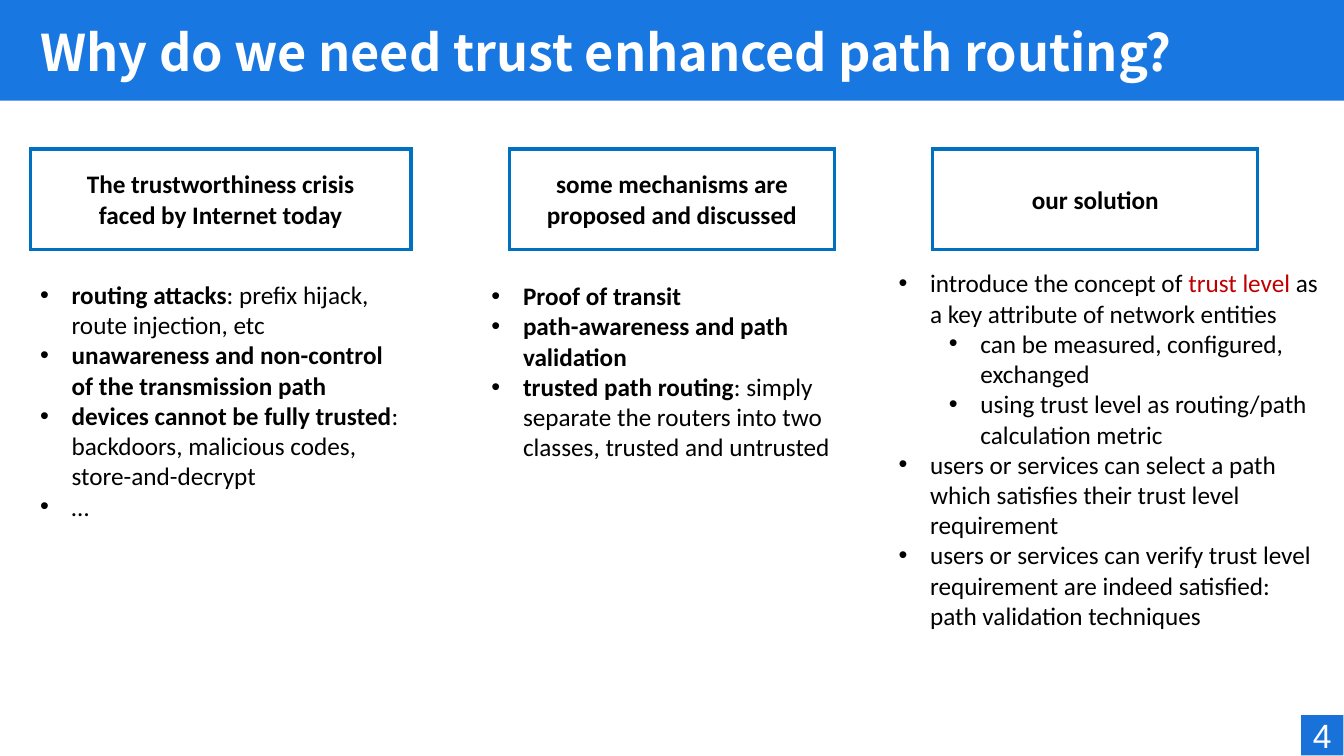
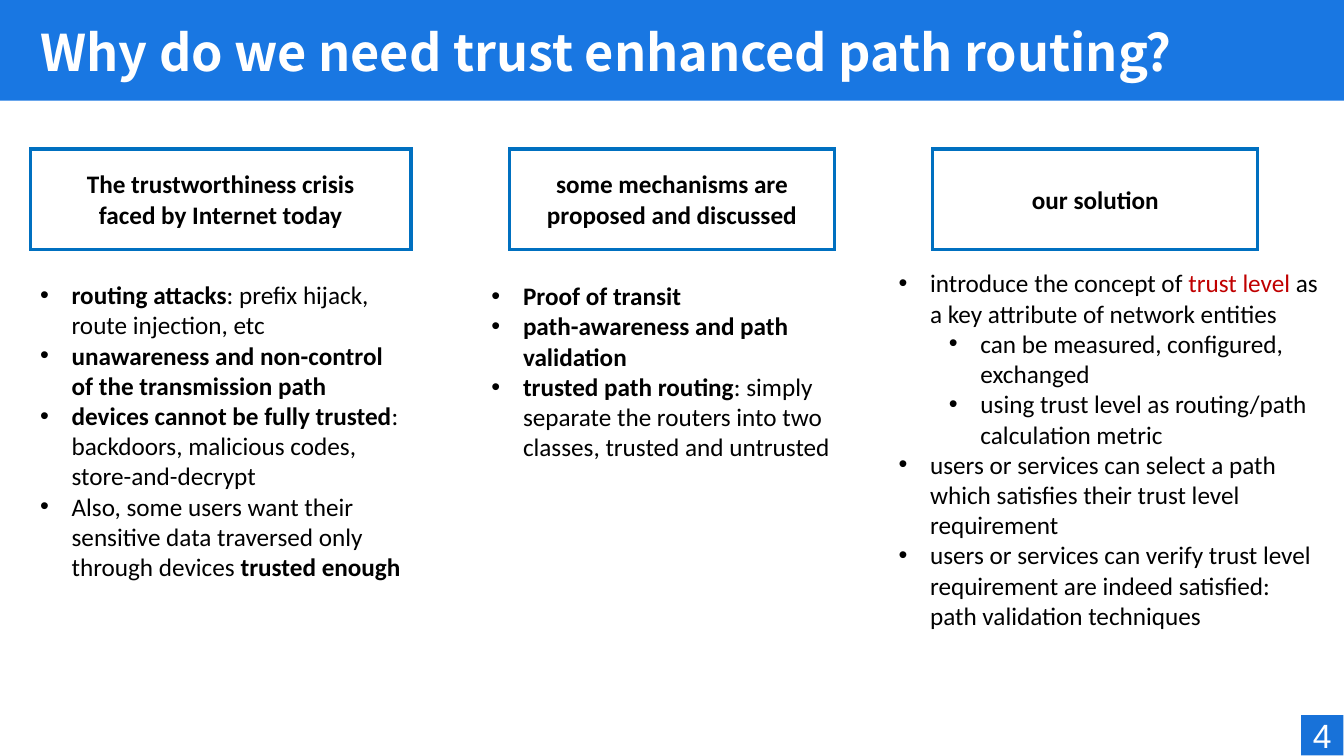
Before and after one commit to liuchunchi/nasr_side_meeting, a slide deck: slide 4 of [PC Lab] trust enhanced path routing.pptx. Drawn at 1344x756 pixels with LibreOffice and Linux fonts; fonts in the diff are those of the drawing; background and template pictures are left out. Boxes give left, top, right and bottom in pixels: in the first picture for what was removed or moved away, otherwise in the second. Text is boxed around its words. In the diff, an @@ line names an element or a change of style, - is before the commit and + after.

```diff
--- a/[PC Lab] trust enhanced path routing.pptx
+++ b/[PC Lab] trust enhanced path routing.pptx
@@ text at box(72, 498, 401, 581): text changed @@
-• …
+• Also, some users want their sensitive data traversed only through devices trusted enough
```
Also in this commit, not shown: 5 other slides changed.
